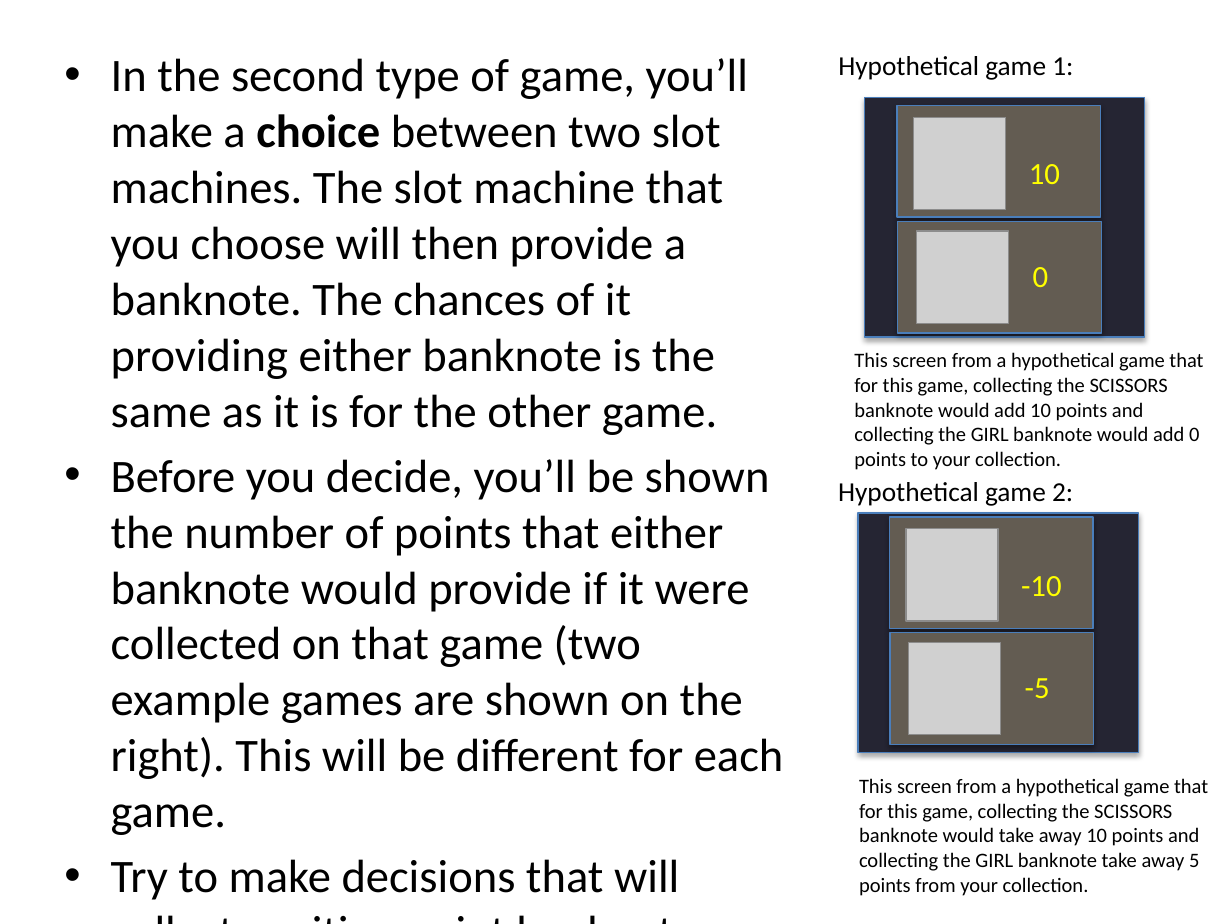
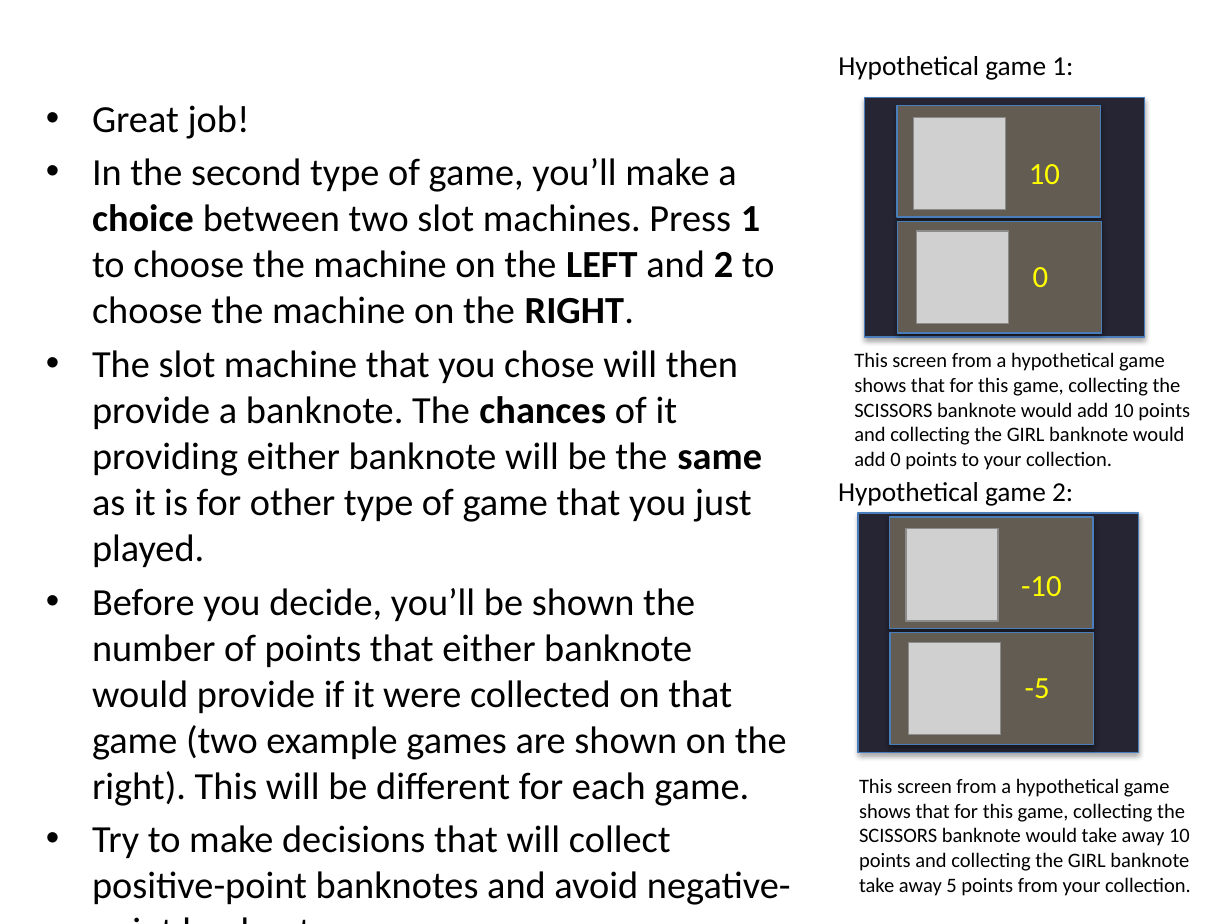
Before and after one commit to evanrussek/uws_jsp, a slide deck: slide 11 of Stimuli/uws_instr_slides.pptx. Drawn at 1232x924 pixels with LibreOffice and Linux fonts; fonts in the diff are those of the drawing; grey boxes stand for pictures. Boxes give left, top, right and bottom in pixels: in the first picture for what was removed or moved away, otherwise in the second. Text is boxed around its words. In the diff, an @@ line names an element or a change of style, - is before the commit and + after.

```diff
--- a/Stimuli/uws_instr_slides.pptx
+++ b/Stimuli/uws_instr_slides.pptx
@@ text "Great job!": place and size @@
-text "Great job!" at (111,58,784,900)
+text "Great job!" at (92,105,787,859)
@@ text at (92,105,775,568): text changed; size 27.2 to 22.4 pt @@
-• In the second type of game, you’ll make a choice between two slot machines. The slot machine that you choose will then provide a banknote. The chances of it providing either banknote is the same as it is for the other game.
+• Great job!
+• In the second type of game, you’ll make a choice between two slot machines. Press 1 to choose the machine on the LEFT and 2 to choose the machine on the RIGHT.
+• The slot machine that you chose will then provide a banknote. The chances of it providing either banknote will be the same as it is for other type of game that you just played.
@@ text at (854,352,1190,470): text changed @@
-This screen from a hypothetical game that for this game, collecting the SCISSORS banknote would add 10 points and collecting the GIRL banknote would add 0 points to your collection.
+This screen from a hypothetical game shows that for this game, collecting the SCISSORS banknote would add 10 points and collecting the GIRL banknote would add 0 points to your collection.
@@ text at (92,588,787,859): size 27.2 to 22.4 pt in "Before you decide, you’ll be shown the ...", "Try to make decisions that will collect ...", "Let’s practice a few of these games." @@
@@ text at (859,778,1191,896): text changed @@
-This screen from a hypothetical game that for this game, collecting the SCISSORS banknote would take away 10 points and collecting the GIRL banknote take away 5 points from your collection.
+This screen from a hypothetical game shows that for this game, collecting the SCISSORS banknote would take away 10 points and collecting the GIRL banknote take away 5 points from your collection.
```
Also in this commit, not shown: 4 other slides changed, 10 other files.
